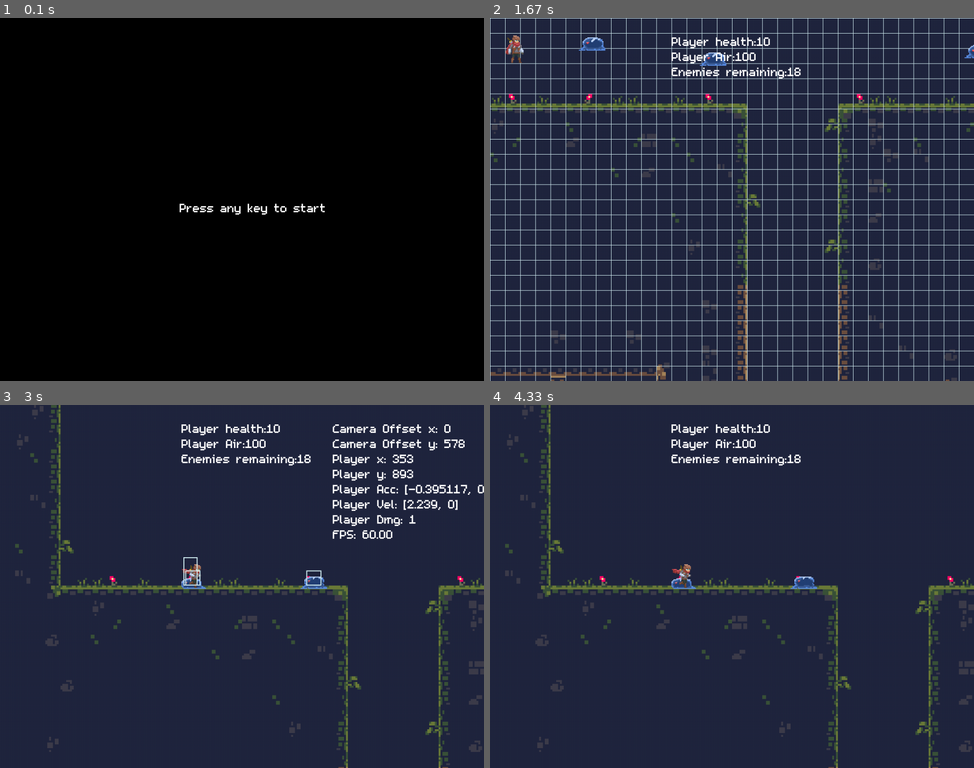
Above: before the commit, frames 1-4 (two rows, left to right).
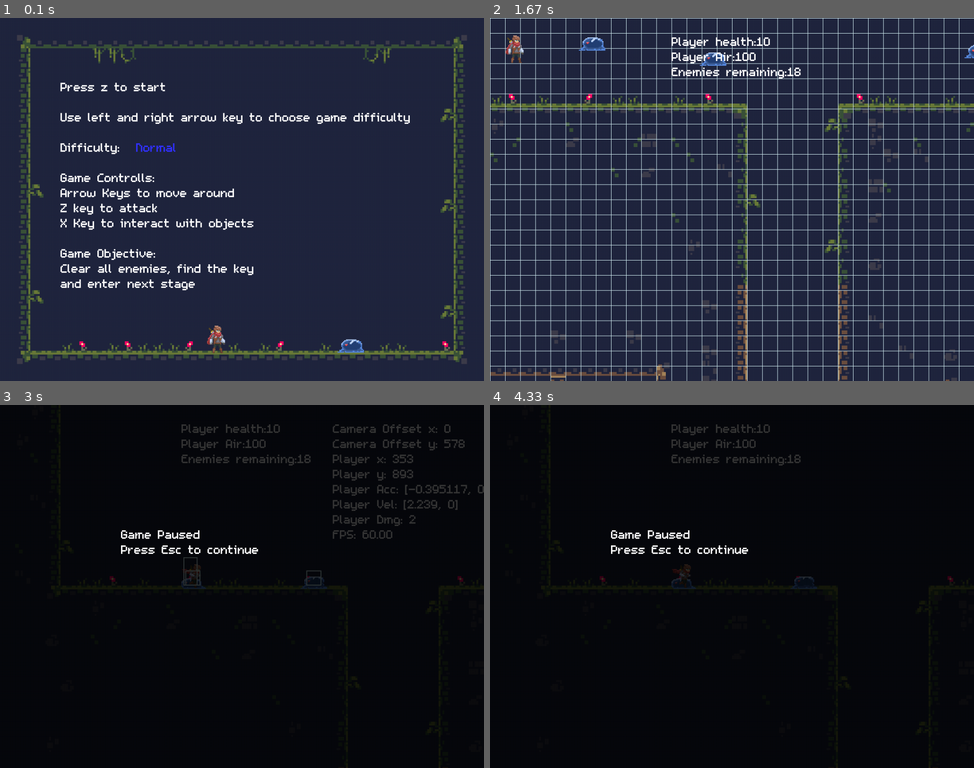
Above: after the commit, the same moments.

Repository: ArthurC13/A-Level-Project-Arthur-Chen
Game: pygame game, started from A level Project.py
Two runs of this game, one before a commit and one after it. Both use one fixed random seed, a clock stepped at 60 frames per second and the inputs below.
Inputs:
- Up to frame 1 (0.1 s): no input
- Up to frame 2 (1.67 s): tap Z at 0.33 s; hold 1 0.67-1.13 s; hold Right 0.67-1.13 s; hold N 1.17-1.63 s; hold Right 1.17-1.63 s
- Up to frame 3 (3 s): hold Right 1.67-2.13 s; tap 2 at 1.82 s; tap Esc at 2.17 s; hold Up 2.5-2.8 s; tap X at 2.57 s; tap 3 at 2.65 s; tap 1 at 2.83 s
- Up to frame 4 (4.33 s): tap X at 3.23, 3.53, 3.73, 4.03 s; tap 2 at 3.32 s; tap 3 at 3.82 s

The runs differ from the first frame. In frame 1, 100% of the frame differs, in the area x 0-100%, y 0-100%; in frame 2, nothing differs; in frame 3, 100%; in frame 4, 100%.

Commit message:
Added Home screen, pause screen and death screen.
Added a home screen where instructions are showed and player can choose a game difficulty
A pause screen and death screen are also added

Diff:
--- a/A level Project.py
+++ b/A level Project.py
@@ -96,7 +96,7 @@
 
 #Player class
 class Player(pygame.sprite.Sprite):
-    def __init__(self, game, x, y, health):
+    def __init__(self, game, x, y, health, dmg):
         self.groups = game.player_group
         pygame.sprite.Sprite.__init__(self, self.groups)
         self.game = game
@@ -121,7 +121,7 @@
         self.rect = self.image.get_rect()
         self.hit_rect = pygame.Rect(0, 0, 30, 60)
         self.hit_rect.center = self.rect.center
-        self.pos = pygame.math.Vector2(x, y)
+        self.pos = pygame.math.Vector2(int(x), int(y))
         self.vel = pygame.math.Vector2(0, 0)
         self.acc = pygame.math.Vector2(0, 0)
         self.health = health
@@ -129,7 +129,7 @@
         self.attack_cooldown = 1000
         self.invincible = False
         self.air = 1000
-        self.attack_dmg = 1
+        self.attack_dmg = dmg
         self.items = []
 
     def movement_controls(self):
@@ -362,7 +362,7 @@
         if self.health <= 0 and self.current_action != 6:
             self.current_action = 6
             self.current_sprite = -1
-        if self.pos.y > self.game.map.height + 3000:
+        if self.pos.y > self.game.map.height + 2000:
             self.kill()
             self.game.game_over()
         self.animations()
@@ -527,7 +527,7 @@
         if self.health <= 0 and self.current_action != 3:
             self.current_action = 3
             self.current_sprite = -1
-        if self.pos.y > self.game.map.height + 3000:
+        if self.pos.y > self.game.map.height + 2000:
             self.kill()
         self.animations()
 
@@ -589,7 +589,7 @@
                 self.current_action = 1
                 self.current_sprite = -1
                 self.last_attack = pygame.time.get_ticks()
-        elif self.berserking and self.current_action != 3:
+        elif self.berserking and self.current_action != 3 and game.player.health > 0:
             if self.hit_rect.center[0] > game.player.hit_rect.center[0]:
                 self.acc.x = -self.movement_speed/3
                 self.face_left = False
@@ -702,7 +702,7 @@
         if self.health <= 0 and self.current_action != 3:
             self.current_action = 3
             self.current_sprite = -1
-        if self.pos.y > self.game.map.height + 3000:
+        if self.pos.y > self.game.map.height + 2000:
             self.kill()
         self.animations()
 
@@ -828,7 +828,7 @@
             self.current_action = 0
         if self.health <= 0:
             self.kill()
-        if self.pos.y > self.game.map.height + 3000:
+        if self.pos.y > self.game.map.height + 2000:
             self.kill()
         self.animations()
 
@@ -1100,6 +1100,7 @@
     def new_game(self):
         self.level = LEVEL
         self.player_health = HEALTH
+        self.player_dmg = 2 - self.difficulty
         self.next_level()
 
     def next_level(self):
@@ -1117,7 +1118,7 @@
         self.map_rect = self.map_img.get_rect()
         for tile_object in self.map.tmxdata.objects:
             if tile_object.name == 'player':
-                self.player = Player(self, tile_object.x, tile_object.y, self.player_health)
+                self.player = Player(self, tile_object.x, tile_object.y, self.player_health, self.player_dmg)
             if tile_object.name == 'slime':
                 Slime(self, tile_object.x, tile_object.y)
             if tile_object.name == 'demon':
@@ -1161,6 +1162,7 @@
             while self.wait:
                 self.dt = self.clock.tick(FPS)/1000
                 self.events()
+                self.draw_menu()
             self.new_game()
 
     def events(self):
@@ -1193,9 +1195,19 @@
                     if event.key == pygame.K_ESCAPE:
                         self.pause_game()
                 elif self.mode == 'death screen':
-                    self.wait = False
+                    if event.key == pygame.K_z:
+                        self.wait = False
                 elif self.mode == 'home screen':
-                    self.wait = False
+                    if event.key == pygame.K_z:
+                        self.wait = False
+                    if event.key == pygame.K_LEFT:
+                        self.difficulty -= 1
+                        if self.difficulty < -3:
+                            self.difficulty = 1
+                    if event.key == pygame.K_RIGHT:
+                        self.difficulty += 1
+                        if self.difficulty > 1:
+                            self.difficulty = -3
 
     def update(self):
         self.all_sprites_group.update()
@@ -1257,6 +1269,12 @@
             for i in self.item_group:
                 pygame.draw.rect(self.screen, LIGHTBLUE, self.camera.apply_rect(i.hit_rect), 2)
         self.draw_texts()
+        if self.mode == 'pause':
+            self.dimm_screen()
+            self.blit_texts('Game Paused\nPress Esc to continue', WHITE, 256, 256, 32, self.myfont)
+        elif self.mode == 'death screen':
+            self.dimm_screen()
+            self.blit_texts('Game Over\nPress z to restart', WHITE, 256, 256, 32, self.myfont)
         pygame.display.flip()
 
     def show_grid_lines(self):
@@ -1265,12 +1283,61 @@
         for y in range(0, HEIGHT, TILESIZE):
             pygame.draw.line(self.screen, LIGHTBLUE, (0, y), (WIDTH, y))
 
+    def dimm_screen(self):
+        rectangle = pygame.Surface((WIDTH, HEIGHT), pygame.SRCALPHA)
+        rectangle.set_alpha(200)
+        rectangle.fill(BLACK)
+        self.screen.blit(rectangle, (0,0))
+
     def home_screen(self):
+        self.level = -1
+        self.player_health = HEALTH
+        self.player_dmg = 1
+        self.next_level()
         self.mode = 'home screen'
-        string = 'Press any key to start'
-        self.blit_texts(string, WHITE, 380, 384, 32, self.myfont)
+        self.difficulty = 0
+        self.wait_loop()
+
+    def change_difficulty(self):
+        if self.difficulty == 0:
+            self.difficulty_text = 'Normal'
+            self.difficulty_colour = BLUE
+        if self.difficulty == -1:
+            self.difficulty_text = 'Easy'
+            self.difficulty_colour = GREEN
+        if self.difficulty == -2:
+            self.difficulty_text = 'Super Easy'
+            self.difficulty_colour = YELLOW
+        if self.difficulty == -3:
+            self.difficulty_text = 'Ultra Easy'
+            self.difficulty_colour = PINK
+        if self.difficulty == 1:
+            self.difficulty_text = 'Hard'
+            self.difficulty_colour = RED
+
+    def draw_menu(self):
+        self.screen.blit(self.map_img, (0,0))
+        string = 'Press z to start\nUse left and right arrow key to choose game difficulty\nDifficulty:'
+        self.blit_texts(string, WHITE, 128, 128, 64, self.myfont)
+        self.change_difficulty()
+        self.blit_texts(self.difficulty_text, self.difficulty_colour, 288, 256, 64, self.myfont)
+        text = '''
+Game Controlls:
+Arrow Keys to move around
+Z key to attack
+X Key to interact with objects
+
+Game Objective:
+Clear all enemies, find the key
+and enter next stage
+ '''
+        self.blit_texts(text, WHITE, 128, 288, 32, self.myfont)
+        self.player.animations()
+        for i in self.enemy_group:
+            i.animations()
+            self.screen.blit(i.image, (710,660))
+        self.screen.blit(self.player.image, (410,637))
         pygame.display.flip()
-        self.wait_loop()
 
     def game_over(self):
         self.done = True
--- /dev/null
+++ b/maps/map0.tmx
@@ -0,0 +1,69 @@
+<?xml version="1.0" encoding="UTF-8"?>
+<map version="1.5" tiledversion="1.6.0" orientation="orthogonal" renderorder="right-down" width="32" height="24" tilewidth="32" tileheight="32" infinite="0" nextlayerid="4" nextobjectid="7">
+ <tileset firstgid="1" source="cavesofgallet_tiles.tsx"/>
+ <tileset firstgid="97" source="platformer_tiles.tsx"/>
+ <layer id="1" name="background" width="32" height="24">
+  <data encoding="csv">
+1,1,1,1,1,1,1,1,1,1,1,1,1,1,1,1,1,1,1,1,1,1,1,1,1,1,1,1,1,1,1,1,
+1,3221225483,26,26,26,26,26,26,26,26,26,26,26,26,26,26,26,26,26,26,26,26,26,26,26,26,26,26,26,26,1073741835,1,
+1,2147483665,1,1,1,1,1,1,1,1,1,1,1,1,1,1,1,1,1,1,1,1,1,1,1,1,1,1,1,1,17,1,
+1,2147483665,1,1,1,1,1,1,1,1,1,1,1,1,1,1,1,1,1,1,1,1,1,1,1,1,1,1,1,1,17,1,
+1,2147483665,1,1,1,1,1,1,1,1,1,1,1,1,1,1,1,1,1,1,1,1,1,1,1,1,1,1,1,1,17,1,
+1,2147483665,1,1,1,1,1,1,1,1,1,1,1,1,1,1,1,1,1,1,1,1,1,1,1,1,1,1,1,1,17,1,
+1,2147483665,1,1,1,1,1,1,1,1,1,1,1,1,1,1,1,1,1,1,1,1,1,1,1,1,1,1,1,1,17,1,
+1,2147483665,1,1,1,1,1,1,1,1,1,1,1,1,1,1,1,1,1,1,1,1,1,1,1,1,1,1,1,1,17,1,
+1,2147483665,1,1,1,1,1,1,1,1,1,1,1,1,1,1,1,1,1,1,1,1,1,1,1,1,1,1,1,1,17,1,
+1,2147483665,1,1,1,1,1,1,1,1,1,1,1,1,1,1,1,1,1,1,1,1,1,1,1,1,1,1,1,1,17,1,
+1,2147483665,1,1,1,1,1,1,1,1,1,1,1,1,1,1,1,1,1,1,1,1,1,1,1,1,1,1,1,1,17,1,
+1,2147483665,1,1,1,1,1,1,1,1,1,1,1,1,1,1,1,1,1,1,1,1,1,1,1,1,1,1,1,1,17,1,
+1,2147483665,1,1,1,1,1,1,1,1,1,1,1,1,1,1,1,1,1,1,1,1,1,1,1,1,1,1,1,1,17,1,
+1,2147483665,1,1,1,1,1,1,1,1,1,1,1,1,1,1,1,1,1,1,1,1,1,1,1,1,1,1,1,1,17,1,
+1,2147483665,1,1,1,1,1,1,1,1,1,1,1,1,1,1,1,1,1,1,1,1,1,1,1,1,1,1,1,1,17,1,
+1,2147483665,1,1,1,1,1,1,1,1,1,1,1,1,1,1,1,1,1,1,1,1,1,1,1,1,1,1,1,1,17,1,
+1,2147483665,1,1,1,1,1,1,1,1,1,1,1,1,1,1,1,1,1,1,1,1,1,1,1,1,1,1,1,1,17,1,
+1,2147483665,1,1,1,1,1,1,1,1,1,1,1,1,1,1,1,1,1,1,1,1,1,1,1,1,1,1,1,1,17,1,
+1,2147483665,1,1,1,1,1,1,1,1,1,1,1,1,1,1,1,1,1,1,1,1,1,1,1,1,1,1,1,1,17,1,
+1,2147483665,1,1,1,1,1,1,1,1,1,1,1,1,1,1,1,1,1,1,1,1,1,1,1,1,1,1,1,1,17,1,
+1,2147483665,1,1,1,1,1,1,1,1,1,1,1,1,1,1,1,1,1,1,1,1,1,1,1,1,1,1,1,1,17,1,
+1,2147483665,1,1,27,1,1,2147483675,1,27,27,2147483675,1,1,1,27,1,2147483675,1,1,1,2147483675,1,1,1,27,2147483675,1,1,1,17,1,
+1,2147483659,10,10,10,10,10,10,10,10,10,10,10,10,10,10,10,10,10,10,10,10,10,10,10,10,10,10,10,10,11,1,
+1,1,1,1,1,1,1,1,1,1,1,1,1,1,1,1,1,1,1,1,1,1,1,1,1,1,1,1,1,1,1,1
+</data>
+ </layer>
+ <layer id="3" name="foreground" width="32" height="24">
+  <data encoding="csv">
+0,0,0,0,0,0,0,0,0,0,0,0,0,0,0,0,0,0,0,0,0,0,0,0,0,0,0,0,0,0,0,0,
+0,0,0,0,0,0,0,0,0,0,0,0,0,0,0,0,0,0,0,0,0,0,0,0,0,0,0,0,0,0,0,0,
+0,0,0,0,0,0,87,87,88,0,0,0,0,0,0,0,0,0,0,0,0,0,0,0,2147483736,2147483735,0,0,0,0,0,0,
+0,0,0,0,0,0,0,0,0,0,0,0,0,0,0,0,0,0,0,0,0,0,0,0,0,0,0,0,0,0,0,0,
+0,0,0,0,0,0,0,0,0,0,0,0,0,0,0,0,0,0,0,0,0,0,0,0,0,0,0,0,0,0,0,0,
+0,0,0,0,0,0,0,0,0,0,0,0,0,0,0,0,0,0,0,0,0,0,0,0,0,0,0,0,0,0,0,0,
+0,0,0,0,0,0,0,0,0,0,0,0,0,0,0,0,0,0,0,0,0,0,0,0,0,0,0,0,0,86,0,0,
+0,0,0,0,0,0,0,0,0,0,0,0,0,0,0,0,0,0,0,0,0,0,0,0,0,0,0,0,0,0,0,0,
+0,0,0,0,0,0,0,0,0,0,0,0,0,0,0,0,0,0,0,0,0,0,0,0,0,0,0,0,0,0,0,0,
+0,0,0,0,0,0,0,0,0,0,0,0,0,0,0,0,0,0,0,0,0,0,0,0,0,0,0,0,0,0,0,0,
+0,0,0,0,0,0,0,0,0,0,0,0,0,0,0,0,0,0,0,0,0,0,0,0,0,0,0,0,0,0,0,0,
+0,0,2147483734,0,0,0,0,0,0,0,0,0,0,0,0,0,0,0,0,0,0,0,0,0,0,0,0,0,0,0,0,0,
+0,0,0,0,0,0,0,0,0,0,0,0,0,0,0,0,0,0,0,0,0,0,0,0,0,0,0,0,0,86,0,0,
+0,0,0,0,0,0,0,0,0,0,0,0,0,0,0,0,0,0,0,0,0,0,0,0,0,0,0,0,0,0,0,0,
+0,0,0,0,0,0,0,0,0,0,0,0,0,0,0,0,0,0,0,0,0,0,0,0,0,0,0,0,0,0,0,0,
+0,0,0,0,0,0,0,0,0,0,0,0,0,0,0,0,0,0,0,0,0,0,0,0,0,0,0,0,0,0,0,0,
+0,0,0,0,0,0,0,0,0,0,0,0,0,0,0,0,0,0,0,0,0,0,0,0,0,0,0,0,0,0,0,0,
+0,0,0,0,0,0,0,0,0,0,0,0,0,0,0,0,0,0,0,0,0,0,0,0,0,0,0,0,0,0,0,0,
+0,0,2147483734,0,0,0,0,0,0,0,0,0,0,0,0,0,0,0,0,0,0,0,0,0,0,0,0,0,0,0,0,0,
+0,0,0,0,0,0,0,0,0,0,0,0,0,0,0,0,0,0,0,0,0,0,0,0,0,0,0,0,0,86,0,0,
+0,0,0,0,0,0,0,0,0,0,0,0,0,0,0,0,0,0,0,0,0,0,0,0,0,0,0,0,0,0,0,0,
+0,0,0,0,0,129,0,0,129,0,0,0,2147483777,0,0,0,0,0,2147483777,0,0,0,0,2147483777,0,0,0,0,0,129,0,0,
+0,0,0,0,0,0,0,0,0,0,0,0,0,0,0,0,0,0,0,0,0,0,0,0,0,0,0,0,0,0,0,0,
+0,0,0,0,0,0,0,0,0,0,0,0,0,0,0,0,0,0,0,0,0,0,0,0,0,0,0,0,0,0,0,0
+</data>
+ </layer>
+ <objectgroup id="2" name="Object Layer 1">
+  <object id="1" name="player" x="448" y="608" width="30" height="60"/>
+  <object id="2" name="wall" x="32" y="64" width="32" height="640"/>
+  <object id="3" name="wall" x="960" y="64" width="32" height="640"/>
+  <object id="4" name="wall" x="64" y="32" width="896" height="32.3107"/>
+  <object id="5" name="wall" x="64" y="704" width="896" height="32.3107"/>
+  <object id="6" name="slime" x="768" y="648" width="32" height="32"/>
+ </objectgroup>
+</map>
